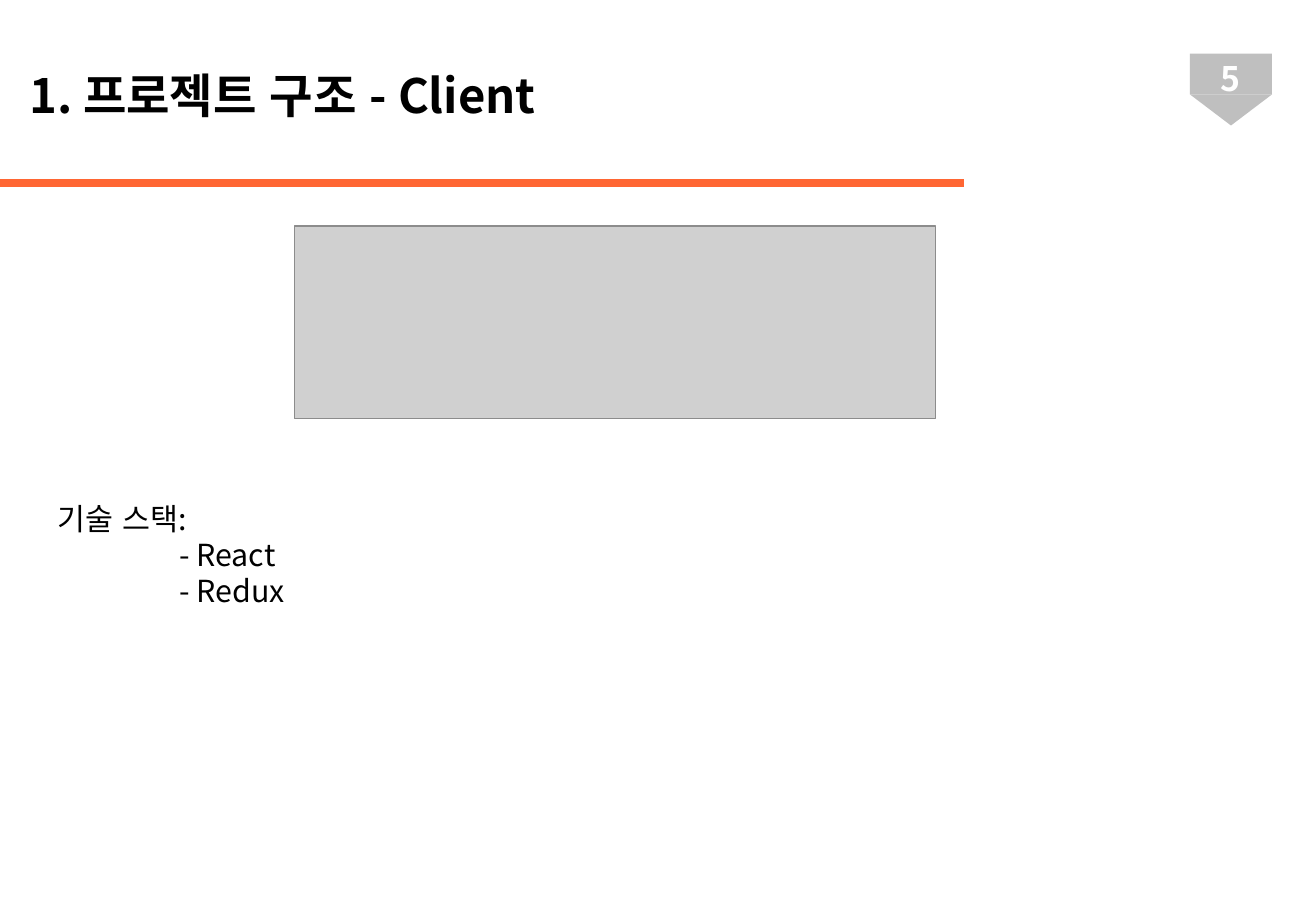
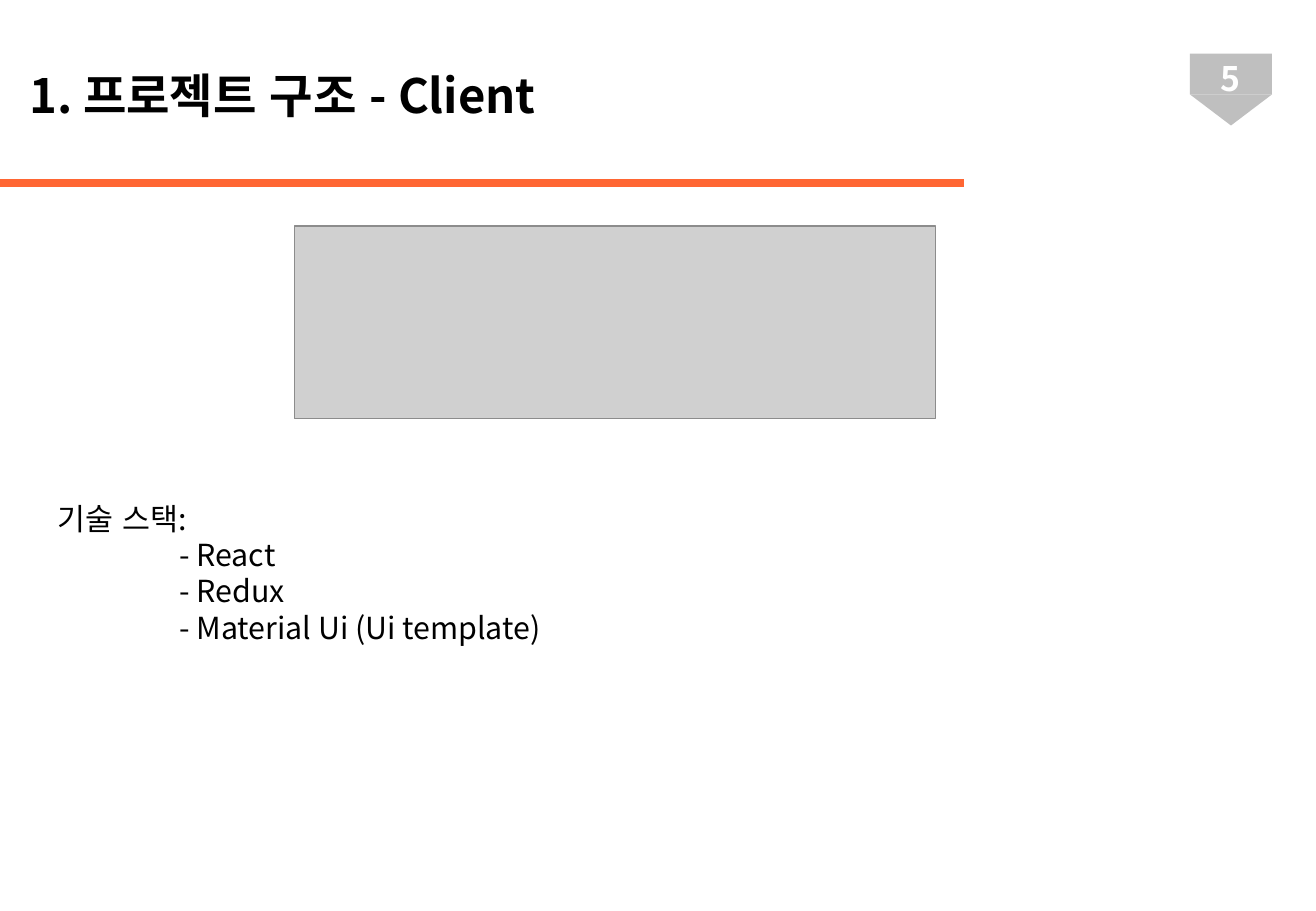
Before and after one commit to Hongtaewon/Web-project, a slide deck: slide 5 of Web_Project_개발가이드.pptx. Drawn at 1316x911 pixels with LibreOffice and Linux fonts; fonts in the diff are those of the drawing; grey boxes stand for pictures. Boxes give left, top, right and bottom in pixels: in the first picture for what was removed or moved away, otherwise in the second. Text is boxed around its words. In the diff, an @@ line names an element or a change of style, - is before the commit and + after.

```diff
--- a/Web_Project_개발가이드.pptx
+++ b/Web_Project_개발가이드.pptx
@@ text at (197, 614, 541, 646): paragraph added @@
+- Material Ui (Ui template)
```
Also in this commit, not shown: 2 other slides changed, 8 other files.
